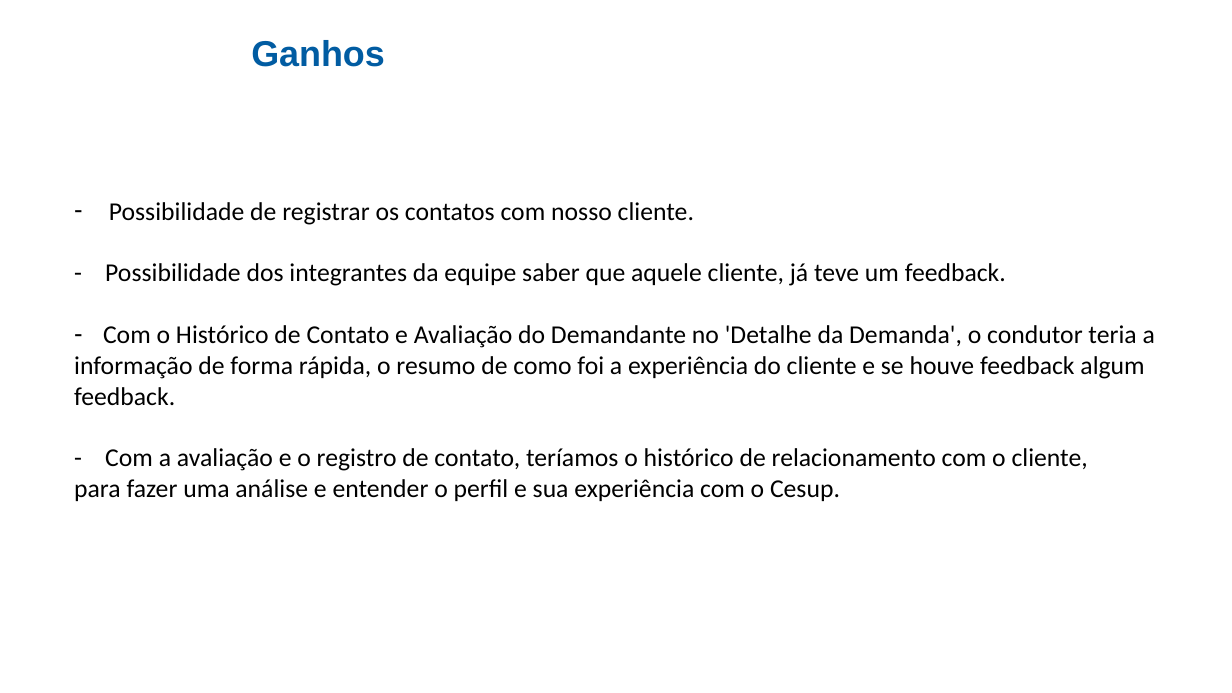
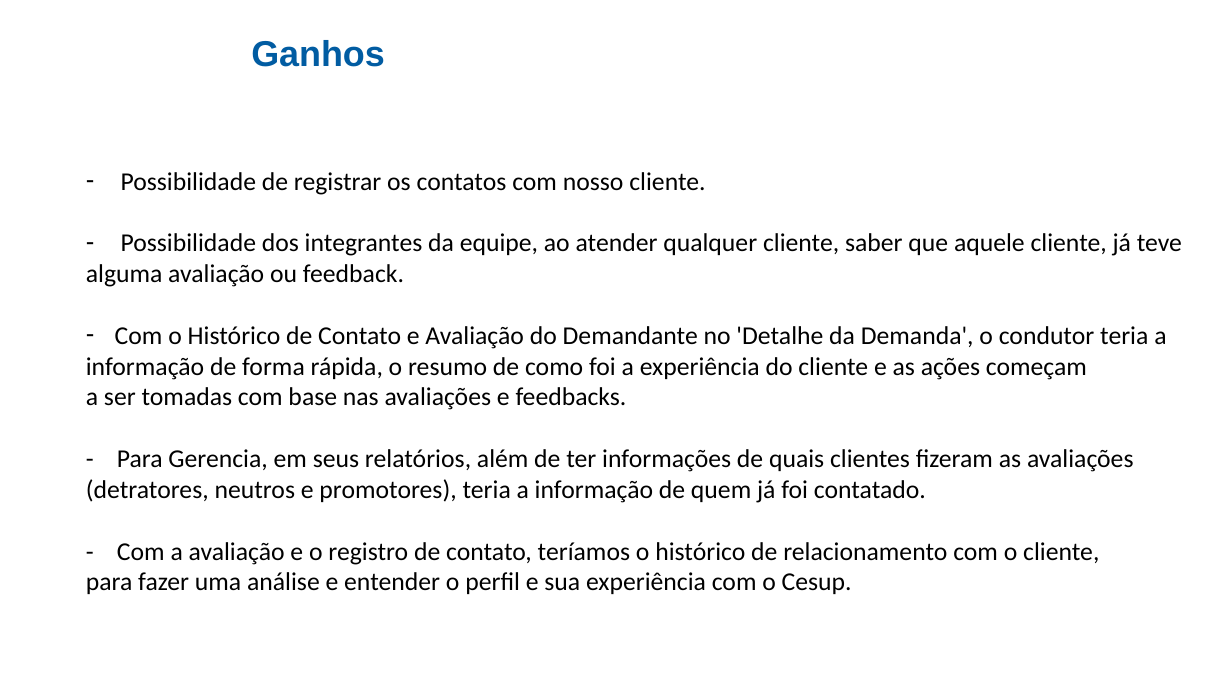
Before and after one commit to cezarnk/projetos, a slide deck: slide 10 of Apresentação Cesup Rede/Projeto 1.pptx. Drawn at 1232x693 pixels with LibreOffice and Linux fonts; fonts in the diff are those of the drawing; background and template pictures are left out. Boxes give left, top, right and bottom in pixels: in the first picture for what was removed or moved away, otherwise in the second. Text is boxed around its words. In the diff, an @@ line names an element or a change of style, - is before the commit and + after.

```diff
--- a/Apresentação Cesup Rede/Projeto 1.pptx
+++ b/Apresentação Cesup Rede/Projeto 1.pptx
@@ text "Possibilidade de registrar os contatos ...": place and size @@
-text "Possibilidade de registrar os contatos ..." at [74,202,1155,501]
+text "Possibilidade de registrar os contatos ..." at [86,172,1182,594]
@@ text at [86,233,1182,287]: text changed @@
-- Possibilidade dos integrantes da equipe saber que aquele cliente, já teve um feedback.
+– Possibilidade dos integrantes da equipe, ao atender qualquer cliente, saber que aquele cliente, já teve
+alguma avaliação ou feedback.
@@ text at [86,357,1134,503]: text changed @@
-informação de forma rápida, o resumo de como foi a experiência do cliente e se houve feedback algum
-feedback.
+informação de forma rápida, o resumo de como foi a experiência do cliente e as ações começam
+a ser tomadas com base nas avaliações e feedbacks.
+- Para Gerencia, em seus relatórios, além de ter informações de quais clientes fizeram as avaliações
+(detratores, neutros e promotores), teria a informação de quem já foi contatado.
```
Also in this commit, not shown: 1 other slide changed, 1 slide removed, 4 other files.
